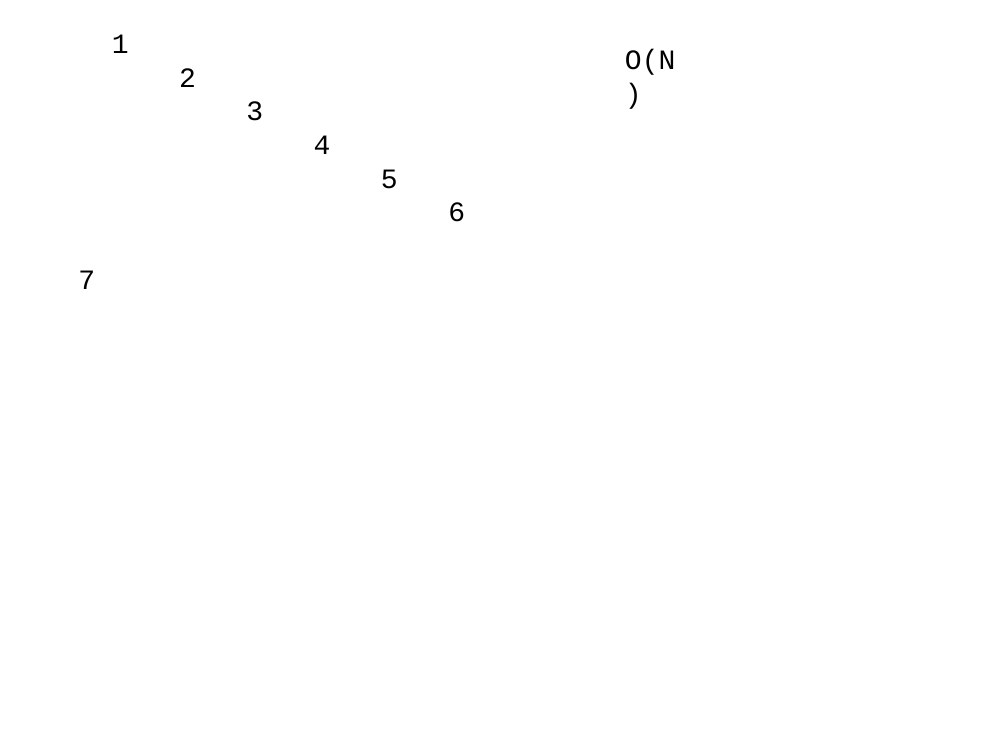
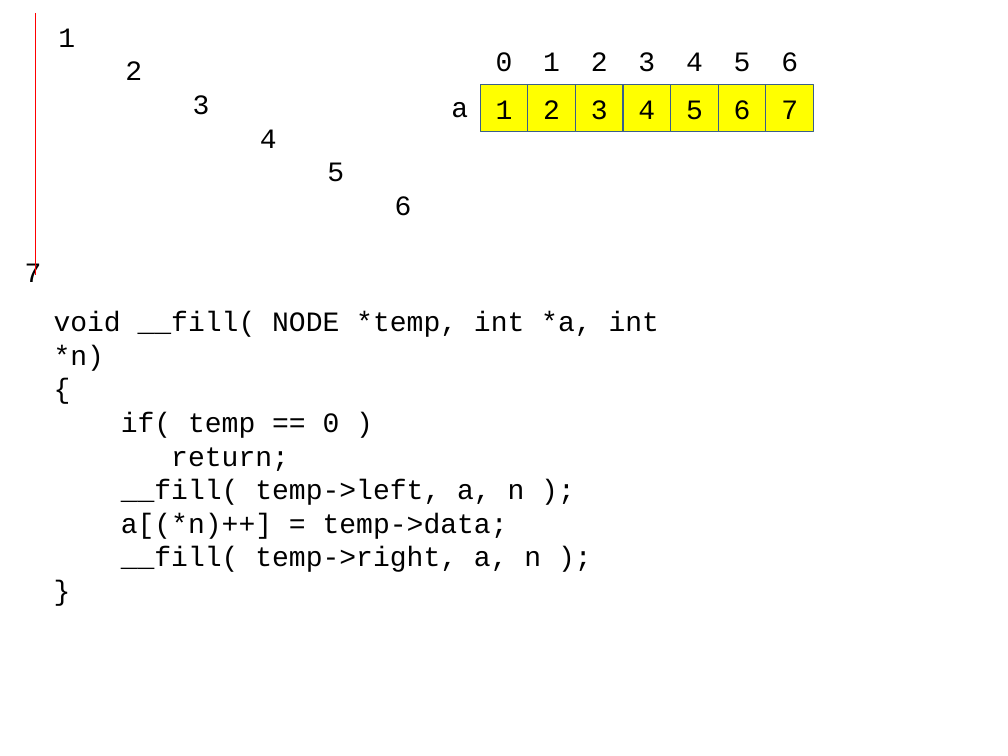
Before and after one commit to chisun-joung/osdsalgo_c, a slide deck: slide 45 of 02_day.pptx. Drawn at 1008x756 pixels with LibreOffice and Linux fonts; fonts in the diff are those of the drawing. Boxes give left, top, right and bottom in pixels: in the first picture for what was removed or moved away, otherwise in the second. Text is boxed around its words. In the diff, an @@ line names an element or a change of style, - is before the commit and + after.

```diff
--- a/02_day.pptx
+++ b/02_day.pptx
@@ text "1": place and size @@
-text "1" at (78, 34, 465, 289)
+text "1" at (25, 28, 412, 282)
@@ line added from (35, 13) to (35, 275), #FF0000 0.75 pt @@
@@ text added at (496, 52, 513, 72), 20 pt, text #000000 @@
+0
@@ text added at (543, 52, 560, 71), 20 pt, text #000000 @@
+1
@@ text added at (591, 52, 608, 71), 20 pt, text #000000 @@
+2
@@ text removed at (625, 49, 675, 75) @@
-O(N)
@@ text added at (638, 52, 655, 72), 20 pt, text #000000 @@
+3
@@ text added at (686, 52, 703, 71), 20 pt, text #000000 @@
+4
@@ text added at (734, 52, 751, 72), 20 pt, text #000000 @@
+5
@@ text added at (781, 52, 798, 72), 20 pt, text #000000 @@
+6
@@ rectangle added at (480, 85, 527, 132), fill #FFFF00, outline #3A5F8C 0.75 pt, 20 pt, text #000000 @@
+1
@@ rectangle added at (528, 85, 576, 132), fill #FFFF00, outline #3A5F8C 0.75 pt, 20 pt, text #000000 @@
+2
@@ rectangle added at (576, 85, 623, 132), fill #FFFF00, outline #3A5F8C 0.75 pt, 20 pt, text #000000 @@
+3
@@ rectangle added at (623, 85, 670, 132), fill #FFFF00, outline #3A5F8C 0.75 pt, 20 pt, text #000000 @@
+4
@@ rectangle added at (670, 85, 718, 132), fill #FFFF00, outline #3A5F8C 0.75 pt, 20 pt, text #000000 @@
+5
@@ rectangle added at (719, 85, 766, 132), fill #FFFF00, outline #3A5F8C 0.75 pt, 20 pt, text #000000 @@
+6
@@ rectangle added at (766, 85, 813, 132), fill #FFFF00, outline #3A5F8C 0.75 pt, 20 pt, text #000000 @@
+7
@@ text added at (451, 102, 468, 118), 20 pt, text #000000 @@
+a
@@ text added at (54, 311, 659, 572), 20 pt, text #000000 @@
+void __fill( NODE *temp, int *a, int *n)
+{
+if( temp == 0 )
+return;
+__fill( temp->left, a, n );
+a[(*n)++] = temp->data;
+__fill( temp->right, a, n );
+}
```
Also in this commit, not shown: 1 other slide changed, 1 slide added, 2 other files.
